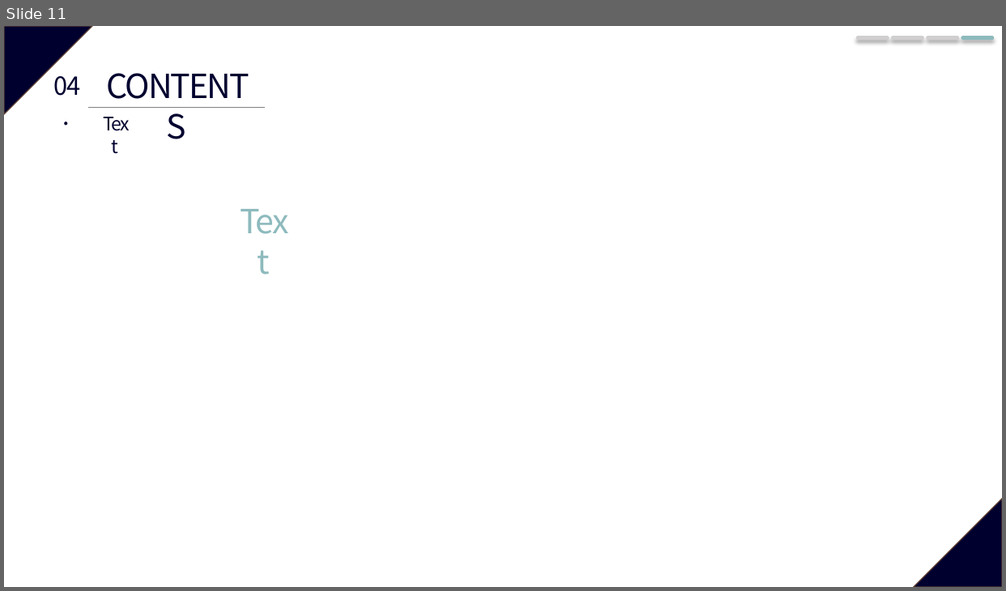
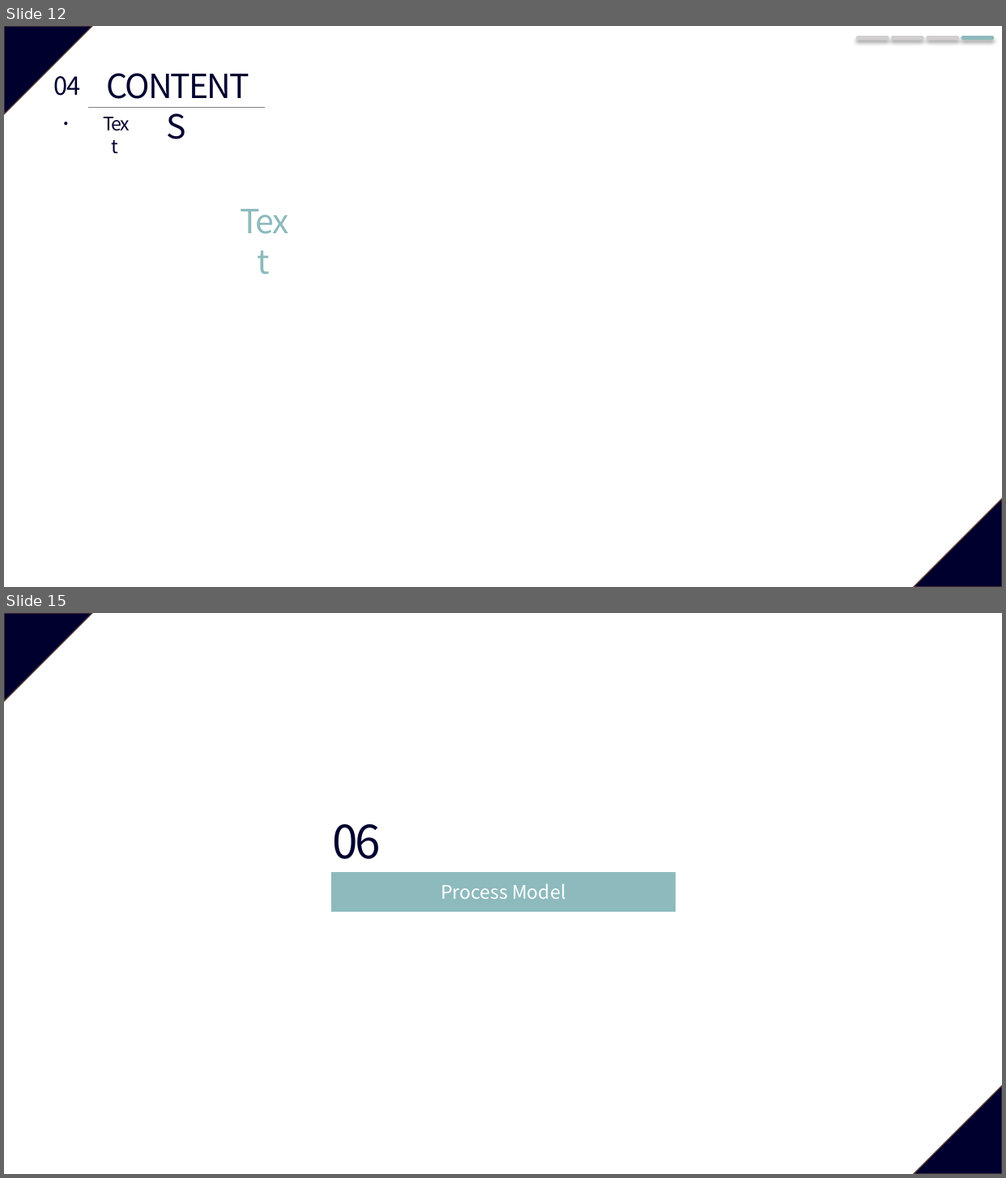
Before and after one commit to JeongJuhyeon/KNUBus, a slide deck: designdocs/Project Plan Presentation.pptx. Shown one above the other, each under a label of ours: slide 11 before the commit, slides 12 and 15 after it; the slides between them are not shown. The pictures are 1006x591 and 1006x1178 pixels, drawn with LibreOffice and Linux fonts; fonts in the diff are those of the drawing. Boxes give left, top, right and bottom in pixels: in the first picture for what was removed or moved away, otherwise in the second. Text is boxed around its words. In the diff, an @@ line names an element or a change of style, - is before the commit and + after.

Commit message:
PPT done except for Context Model

```diff
--- a/designdocs/Project Plan Presentation.pptx
+++ b/designdocs/Project Plan Presentation.pptx
@@ slide 15 added at [4, 613, 1002, 1174], background #FFFFFF; not listed: 2 template elements that a slide beside it also shows @@
@@ text added at [333, 824, 381, 859], 44 pt, text #00002F @@
+06
@@ rectangle added at [331, 873, 675, 912], fill #8DBABD, outline #8DBABD 1 pt, 18 pt, text #FFFFFF @@
+Process Model
@@ what was slide 11 is now slide 12 @@
```
Also in this commit, not shown: 1 slide changed, 17 other slides added, 8 slides removed.
